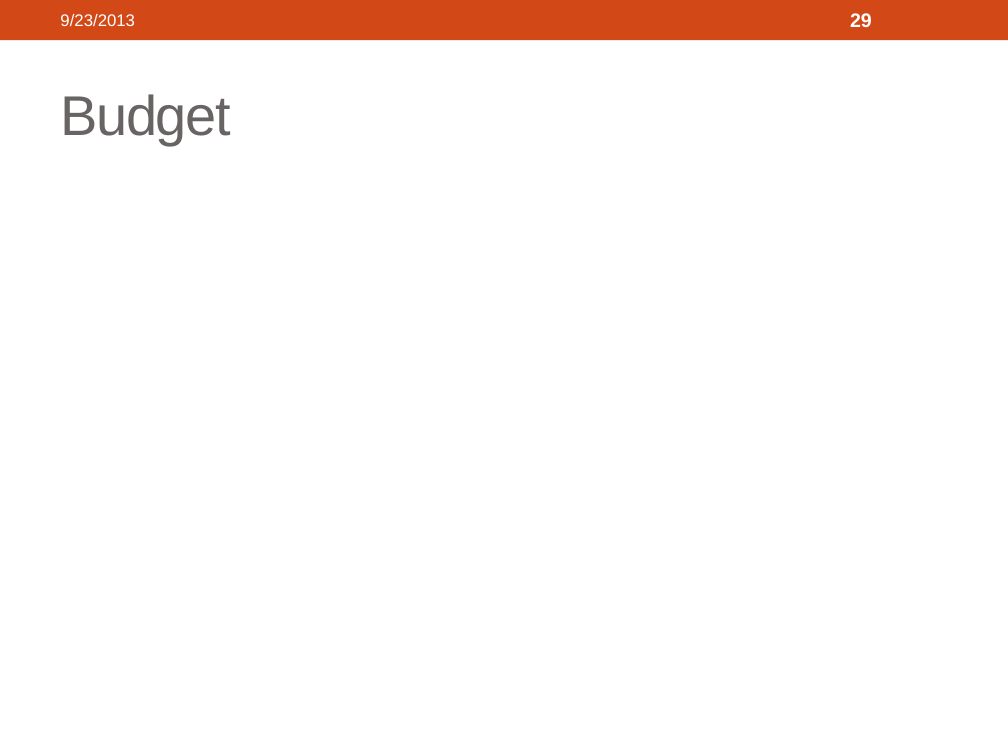
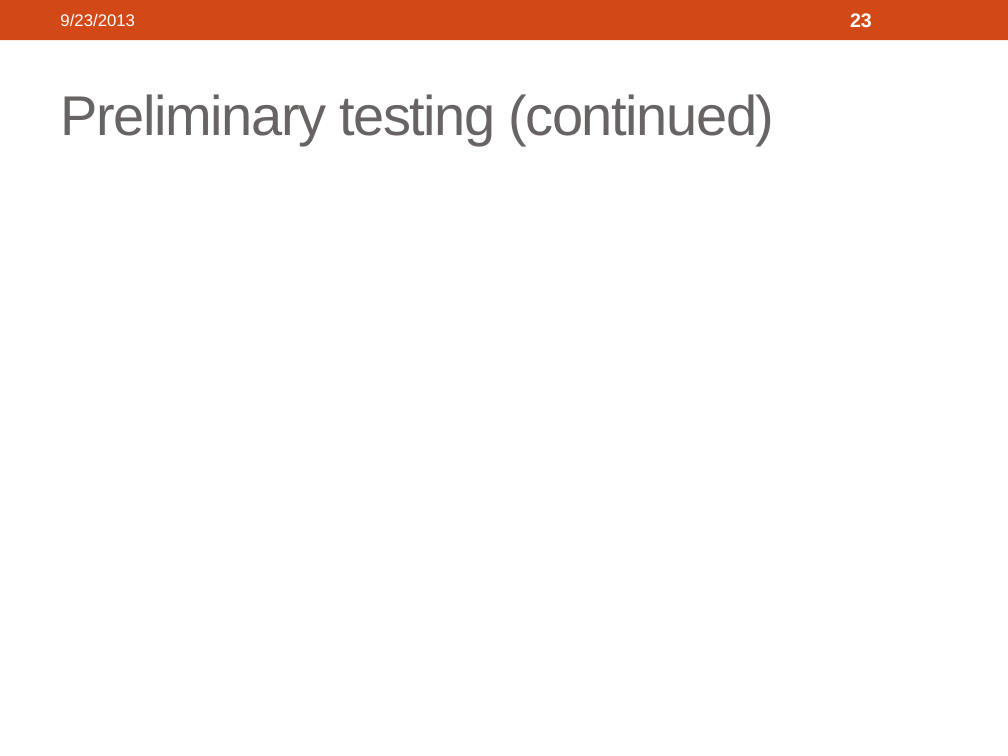
Before and after one commit to 3D-Printed-Granular-Jamming-Hand/3d-printed-granular-jamming-hand, a slide deck: slide 23 of ProgressReports/Presentation 1 Segments/3d-Printed Granular Jamming Hand.pptx (slide 29 before the commit). Drawn at 1008x756 pixels with LibreOffice and Linux fonts; fonts in the diff are those of the drawing. Boxes give left, top, right and bottom in pixels: in the first picture for what was removed or moved away, otherwise in the second. Text is boxed around its words. In the diff, an @@ line names an element or a change of style, - is before the commit and + after.

```diff
--- a/ProgressReports/Presentation 1 Segments/3d-Printed Granular Jamming Hand.pptx
+++ b/ProgressReports/Presentation 1 Segments/3d-Printed Granular Jamming Hand.pptx
@@ page number at [850,13,872,28]: text changed @@
-29
+23
@@ title at [60,94,774,145]: text changed @@
-Budget
+Preliminary testing (continued)
```
Also in this commit, not shown: 29 other slides changed, 6 slides added, 1 slide removed, 1 other file.
